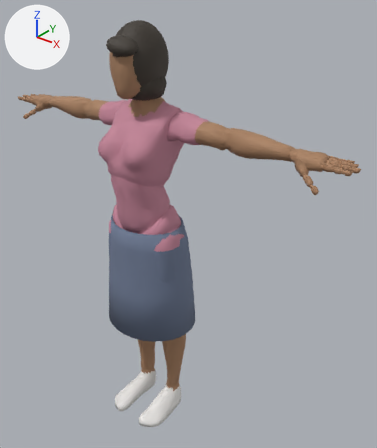
One commit to the glTF model godot/assets/models/char_kakak.glb: the scene before it, then after it.
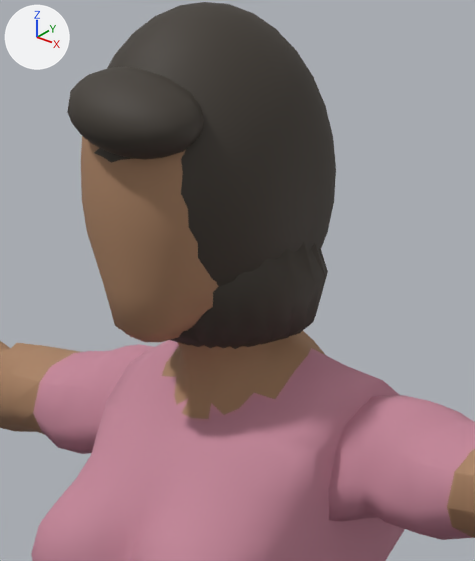
The first picture shows the older version from a 50 mm camera at (1.433, -1.5, 2.009) aimed at (0.117, 0.144, 0.989). The close-ups show the older and then the newer version on the part from 24% to 53% of the width and 4% to 34% of the height of that picture. Only the edits that show in the close-ups are written down. Arrows for +X, +Y and +Z are at upper left; the lights stay in place. Vertices at exactly the same position are counted once.

Objects in the first close-up: 'KakakBobCurtain', 'KakakHairCap', 'KakakPoni', 'Mannequin_F'.
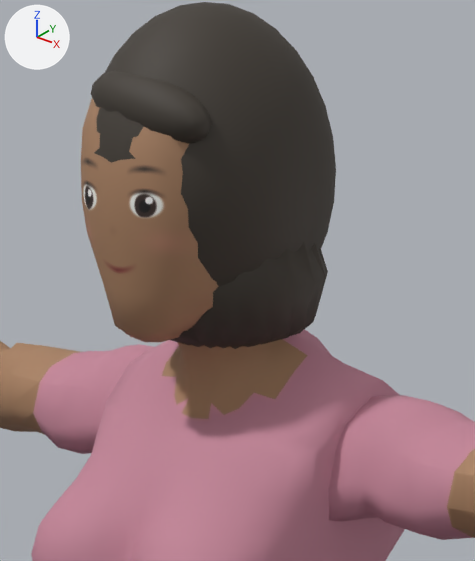
The change, as a diff of the scene's bpy script:
```diff
--- a/godot/assets/models/char_kakak.glb.py
+++ b/godot/assets/models/char_kakak.glb.py
@@ me_sphere_001 @@
 # used by ob_kakakponi; location = (0.0, 0.0, 0.0)
-me_sphere_001.from_pydata(...)  # 146 vertices, 288 faces; spans x -0.0531..0.0771, y -0.1529..-0.0595, z 1.7299..1.7985
+me_sphere_001.from_pydata(...)  # 146 vertices, 288 faces; spans x -0.0531..0.0771, y -0.1161..-0.0603, z 1.7367..1.7957
+# me_sphere_001 part 1: the whole mesh is multiplied about its middle by the matrix ((0.996, -0.012, -0.024), (-0.012, 0.6, -0.067), (-0.024, -0.067, 0.862)), then moved by (0.0, 0.018, 0.002)
 me_sphere_001.materials.append(mat_indonesianhair)
@@ me_mannequin_001 @@
 me_mannequin_001.from_pydata(...)  # 5701 vertices, 11202 faces; spans x -0.88..0.88, y -0.18..0.13, z 0.0..1.81
 # used by ob_mannequin_f; location = (0.0, 0.0, 0.0)
+# me_mannequin_001 part 2: 10474 kept faces spanning x -0.88..0.88, y -0.18..0.13, z 0.0..1.81 get new texture (UV) coordinates
+# me_mannequin_001 part 3: 43 faces spanning x -0.09..0.09, y 0.02..0.12, z 1.48..1.59 switch from mat_skin (brown #aa8161) to mat_shirt (pink #c58699)
 me_mannequin_001.materials.append(mat_pants)
```

Changed parts and their boxes (x1, y1, x2, y2) in the close-ups (475 x 561 px):
'Mannequin_F', reshaped
    before: (0, 136, 475, 561)
    after: (0, 98, 475, 561)
'KakakPoni', reshaped (12% narrower, 20% shorter)
    before: (67, 67, 204, 160)
    after: (91, 70, 212, 144)
part 2 of me_mannequin_001, surface changed
    before: (81, 136, 383, 452)
    after: (81, 98, 383, 452)
part 3 of me_mannequin_001, recoloured
    both: (283, 331, 320, 355)
